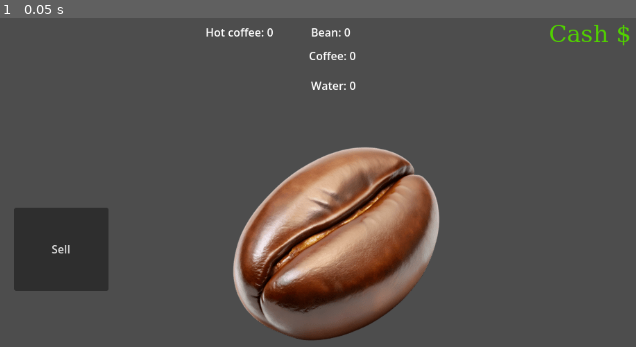
Above: before the commit, frame 1.
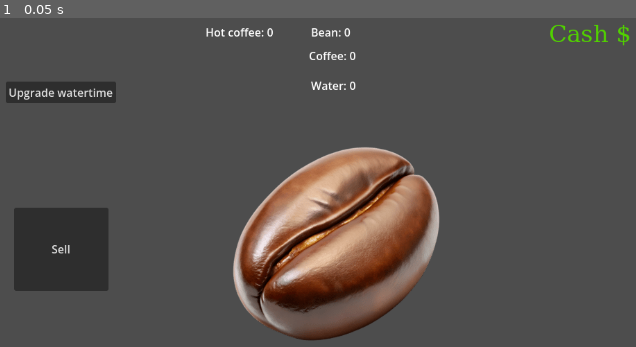
Above: after the commit, the same moment.

Repository: Boltz333/Godot_fun
Game: Godot game, scene res://main.tscn
Two runs of this game, one before a commit and one after it. Both use one fixed random seed, a clock stepped at 60 frames per second and the inputs below.
Inputs:
- Up to frame 1 (0.05 s): no input

The runs differ from the first frame. In frame 1, 1.0% of the frame differs, in the area x 0-19%, y 19-26%.

Commit message:
simple water upgrade

Diff:
--- a/control.gd
+++ b/control.gd
@@ -5,7 +5,7 @@
 var water = 0
 var cupofcoffee = 0
 var money = 0
-
+var upgraded_once = false
 
 func _on_button_pressed():
 	bean += 1
@@ -37,3 +37,12 @@
 		money += 1
 		$cupofcoffee.text = "Cupofcoffee: " + str(cupofcoffee)
 		$money.text = "Cash $: " + str(money)
+
+
+func _on_upgrade_water_pressed() -> void:
+	if money >= 10:
+		money -= 10
+		$Timer.wait_time = 8
+		$Timer.start()
+		upgraded_once = true
+		$money.text = "Cash $: " + str(money)
--- a/main.tscn
+++ b/main.tscn
@@ -41,6 +41,14 @@
 offset_right = -62.0
 offset_bottom = 59.0
 script = ExtResource("1_ig7tw")
+
+[node name="upgrade_water" type="Button" parent="Control" unique_id=393647513]
+layout_mode = 0
+offset_left = 204.0
+offset_top = 85.0
+offset_right = 363.0
+offset_bottom = 116.0
+text = "Upgrade watertime"
 
 [node name="bean" type="Label" parent="Control" unique_id=1109461341]
 layout_mode = 1
@@ -115,6 +123,7 @@
 text = "Cash $"
 label_settings = SubResource("LabelSettings_1bvp3")
 
+[connection signal="pressed" from="Control/upgrade_water" to="Control" method="_on_upgrade_water_pressed"]
 [connection signal="pressed" from="Control/Button" to="Control" method="_on_button_pressed"]
 [connection signal="timeout" from="Control/Timer" to="Control" method="_on_timer_timeout"]
 [connection signal="pressed" from="Control/sell_coffee" to="Control" method="_on_sell_coffee_pressed"]
